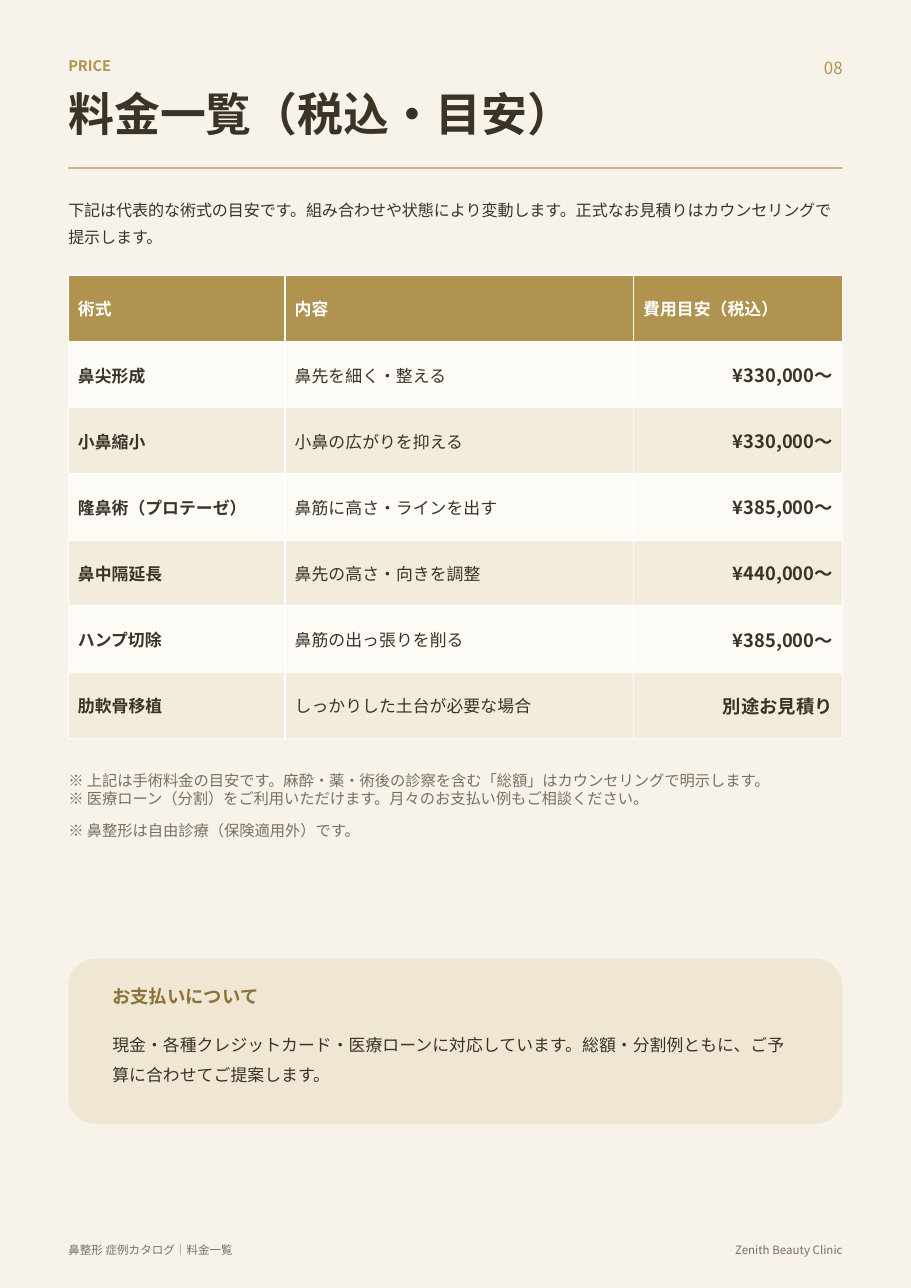
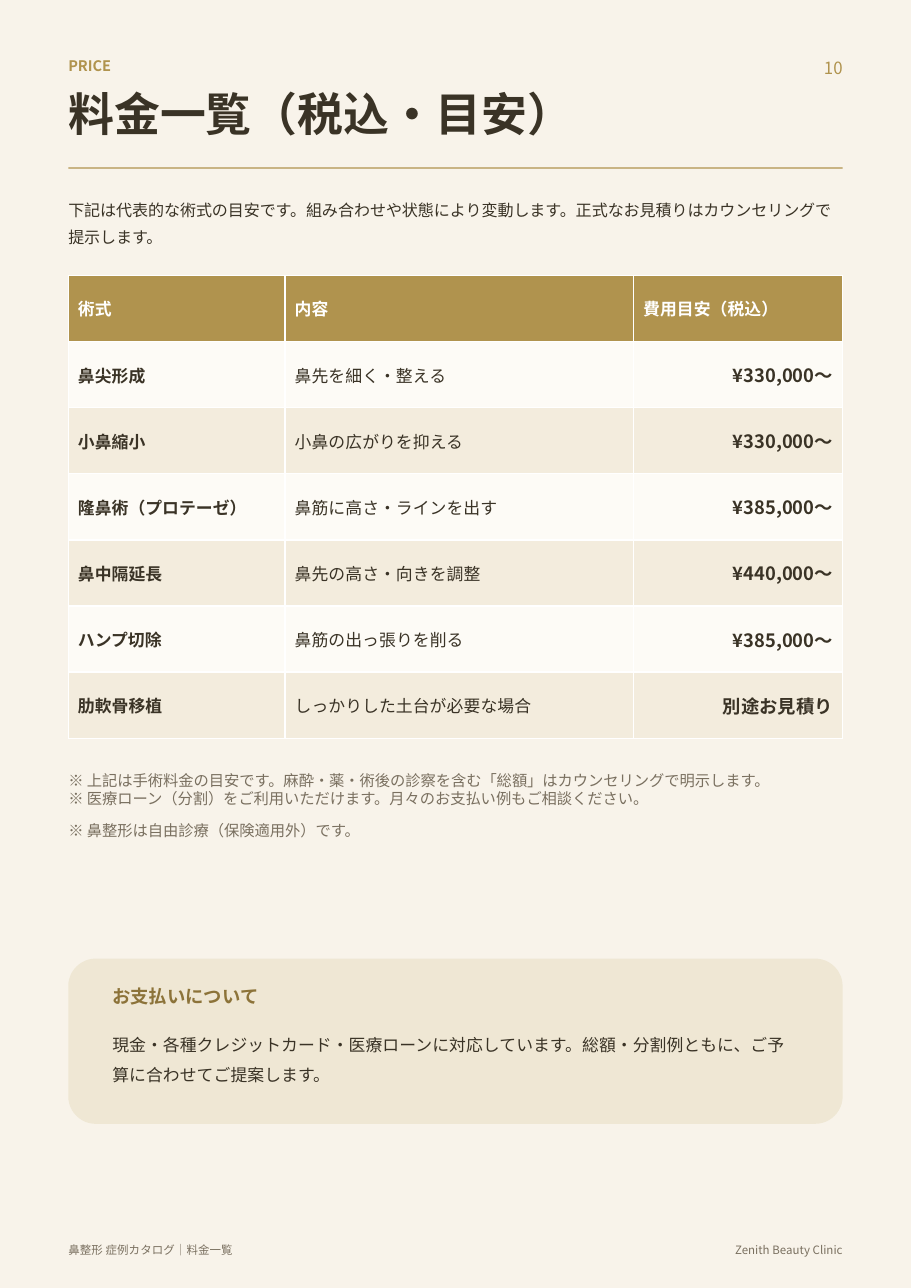
Before and after one commit to hidekkobonba/nosejob, a slide deck: slide 11 of 鼻整形_症例カタログ.pptx (slide 9 before the commit). Drawn at 911x1288 pixels with LibreOffice and Linux fonts; fonts in the diff are those of the drawing. Boxes give left, top, right and bottom in pixels: in the first picture for what was removed or moved away, otherwise in the second. Text is boxed around its words. In the diff, an @@ line names an element or a change of style, - is before the commit and + after.

```diff
--- a/鼻整形_症例カタログ.pptx
+++ b/鼻整形_症例カタログ.pptx
@@ text at [824, 61, 843, 74]: text changed @@
-08
+10
```
Also in this commit, not shown: 8 other slides changed, 2 slides added.
